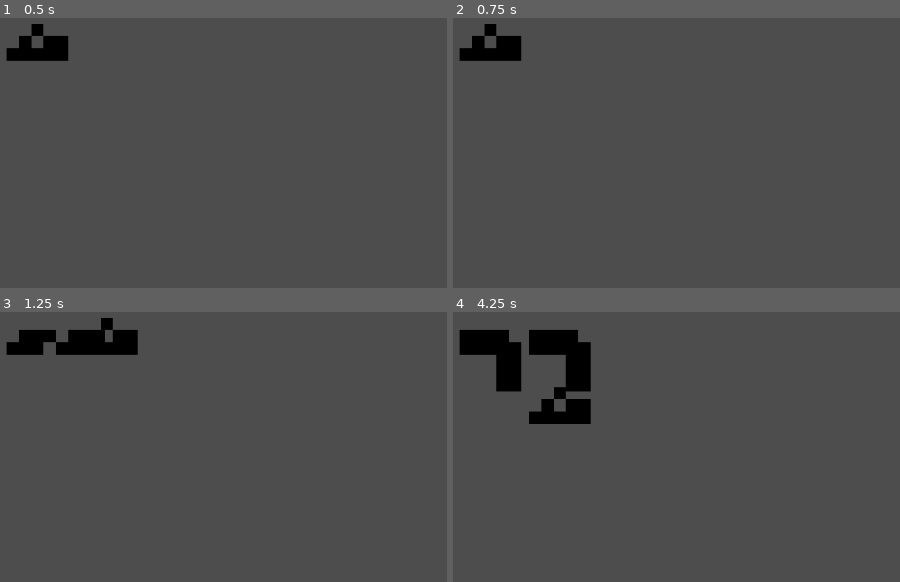
Above: before the commit, frames 1-4 (two rows, left to right).
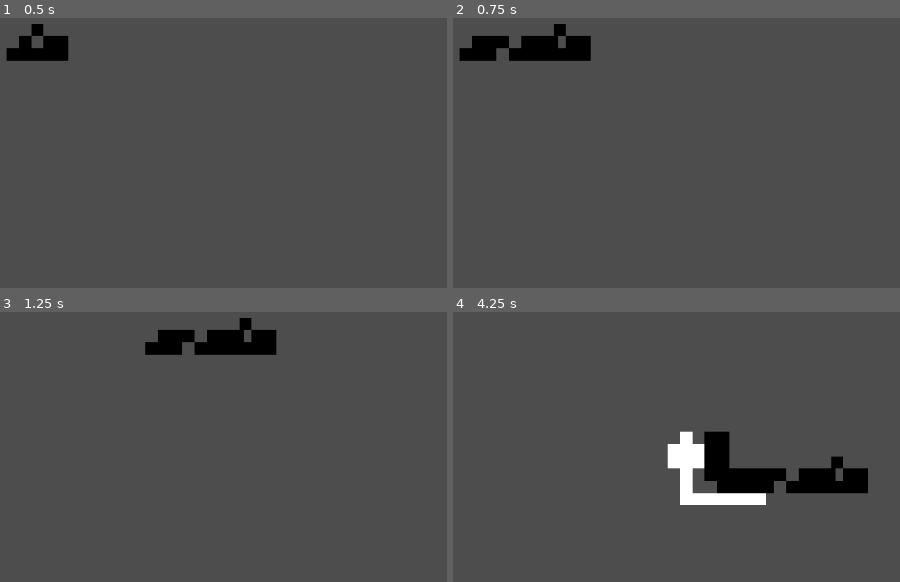
Above: after the commit, the same moments.

Repository: Vexcenot/SnakeRemastered
Game: Godot game, scene res://scenes scripts/main.tscn
Same seed, same stepped clock (60 frames per second), same inputs: the game is played once before the commit and once after it.
Inputs:
- Up to frame 1 (0.5 s): no input
- Up to frame 2 (0.75 s): tap Enter at 0.5 s; hold Right (ui_right) from 0.53 s (still down); hold Space (action) from 0.53 s (still down)
- Up to frame 3 (1.25 s): keep holding Right (ui_right); keep holding Space (action)
- Up to frame 4 (4.25 s): release Right (ui_right) at 1.28 s; release Space (action) at 1.28 s; hold Down (ui_down) 1.28-2.03 s; tap Shift (action2) at 1.35 s; hold Right (ui_right) 2.03-2.78 s; hold Alt (action3) 2.03-2.78 s; hold Up (ui_up) 2.78-3.53 s; tap Space (action) at 2.85 s; hold Left (ui_left) from 3.53 s (still down); hold Shift (action2) from 3.53 s (still down)

Frame 1 is identical in both runs. In frame 2, 2.0% of the frame differs, in the area x 6-31%, y 2-16%; in frame 3, 4.8%; in frame 4, 11%, in the area x 1-93%, y 6-72%.

Commit message:
fixed turning sprites

Diff:
--- a/scenes scripts/global.gd
+++ b/scenes scripts/global.gd
@@ -1,5 +1,5 @@
 extends Node
-var finalTime : float = 1
+var finalTime : float = 0.3
 var time : float = 0
 var currentDirection : String = "where the player is currently facing"
 signal tick
--- a/scenes scripts/tail.gd
+++ b/scenes scripts/tail.gd
@@ -4,16 +4,22 @@
 @export var turn : int
 @export var direction : int
 @export var nextDirection : int
+var turning = false
 
 func _ready() -> void:
 	Global.tick.connect(update)
 
 func update():
-	rotation()
-	if direction != nextDirection :
+	if direction != nextDirection:
+		turning = true
+	else:
+		turning = false
+
+	if turning:
 		frame = 3
 	else:
 		frame = 1
+	rotation()
 
 #func _process(_delta: float) -> void:
 	#if Global.time >= Global.finalTime:
@@ -24,16 +30,67 @@
 		#rotation()
 
 func rotation():
-	match direction:
-		up:
-			global_rotation = deg_to_rad(-90)
-			flip_h = false
-		down:
-			global_rotation = deg_to_rad(90)
-			flip_h = false
-		left:
-			global_rotation = 0
-			flip_h = true
-		right:
-			global_rotation = 0
-			flip_h = false
+	if turning:
+		if direction == up:
+			if nextDirection == left:
+				global_rotation = deg_to_rad(0)
+			else:
+				global_rotation = deg_to_rad(-90)
+		if direction == down:
+			if nextDirection == left:
+				global_rotation = deg_to_rad(90)
+			else:
+				global_rotation = deg_to_rad(180)
+		if direction == right:
+			if nextDirection == up:
+				global_rotation = deg_to_rad(90)
+			else:
+				global_rotation = deg_to_rad(0)
+		if direction == left:
+			if nextDirection == up:
+				global_rotation = deg_to_rad(-180)
+			else:
+				global_rotation = deg_to_rad(-90)
+	else:
+		match direction:
+			up:
+				if turning:
+					flip_h = false
+					flip_v = false
+				else:
+					global_rotation = deg_to_rad(-90)
+
+			down:
+				global_rotation = deg_to_rad(90)
+
+			left:
+				global_rotation = deg_to_rad(0)
+
+			right:
+				global_rotation = deg_to_rad(0)
+
+
+#change this to accomedate for every current and next turn direction
+#func rotationFUCK():
+	#pass
+	#match direction:
+		#up:
+			#if turning:
+				#flip_h = false
+				#flip_v = false
+			#else:
+				#global_rotation = deg_to_rad(-90)
+			##flip_h = false
+			##flip_v = true
+		#down:
+			#global_rotation = deg_to_rad(90)
+			##flip_h = false
+			##flip_v = false
+		#left:
+			#global_rotation = deg_to_rad(0)
+			##flip_h = true
+			##flip_v = false
+		#right:
+			#global_rotation = deg_to_rad(0)
+			##flip_h = false
+			##flip_v = false
Binary file changed: sprites/smol snake.png
